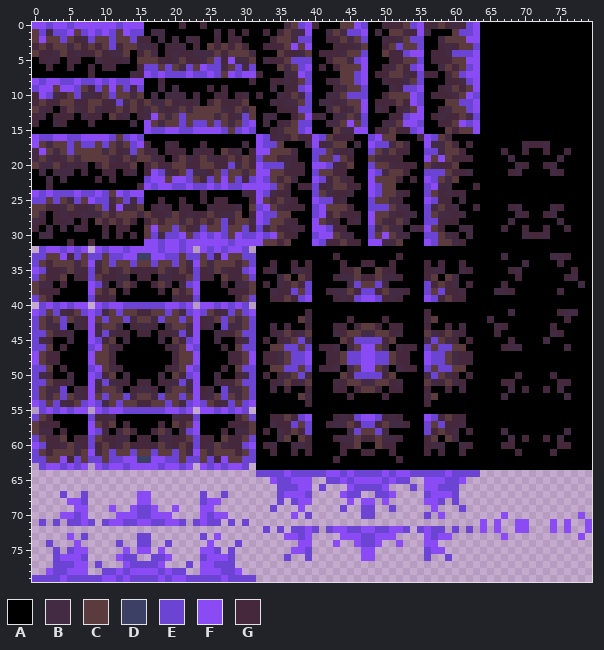
Two states of a pixel-art file, graphics/.aseprite/tileset-forest-grass2.aseprite. That is the earlier state.
80x80 pixels, 1 frame.
Palette (. is transparent): A #000000  B #432c43  C #5c3b3e  D #3c4065  E #6c44d3  F #8a4af4  G #45283c
Now the later version:
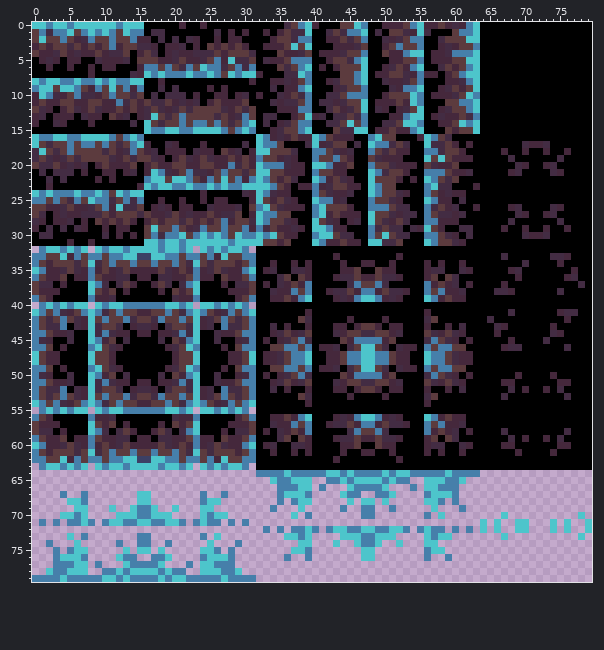
What changed:
Colour E changes from #6c44d3 to #467faa.
Colour F changes from #8a4af4 to #4dc5cb.
Where, in picture pixels (left, top, right, bottom), the same in both pictures:
changed: (32, 22, 592, 582)
